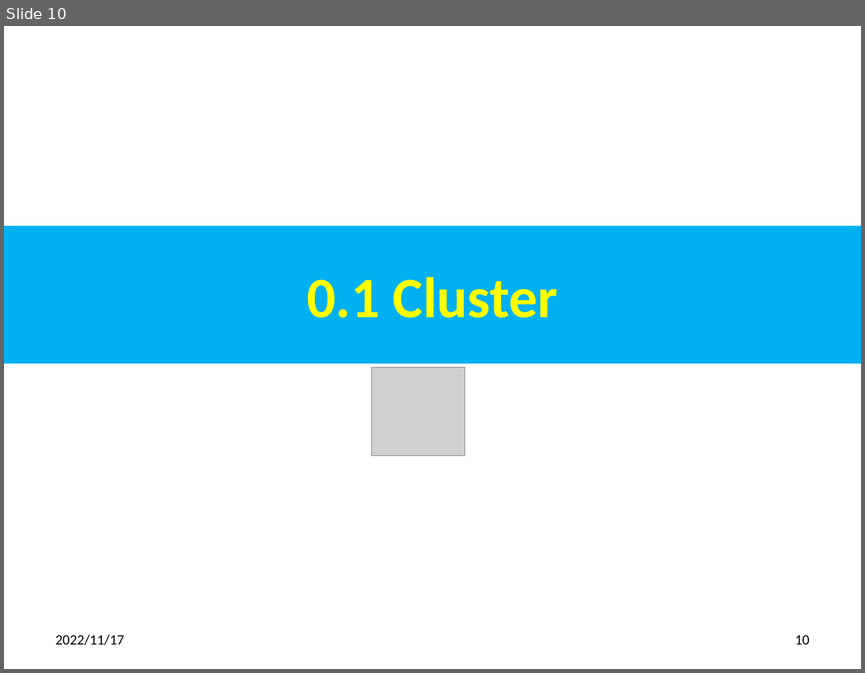
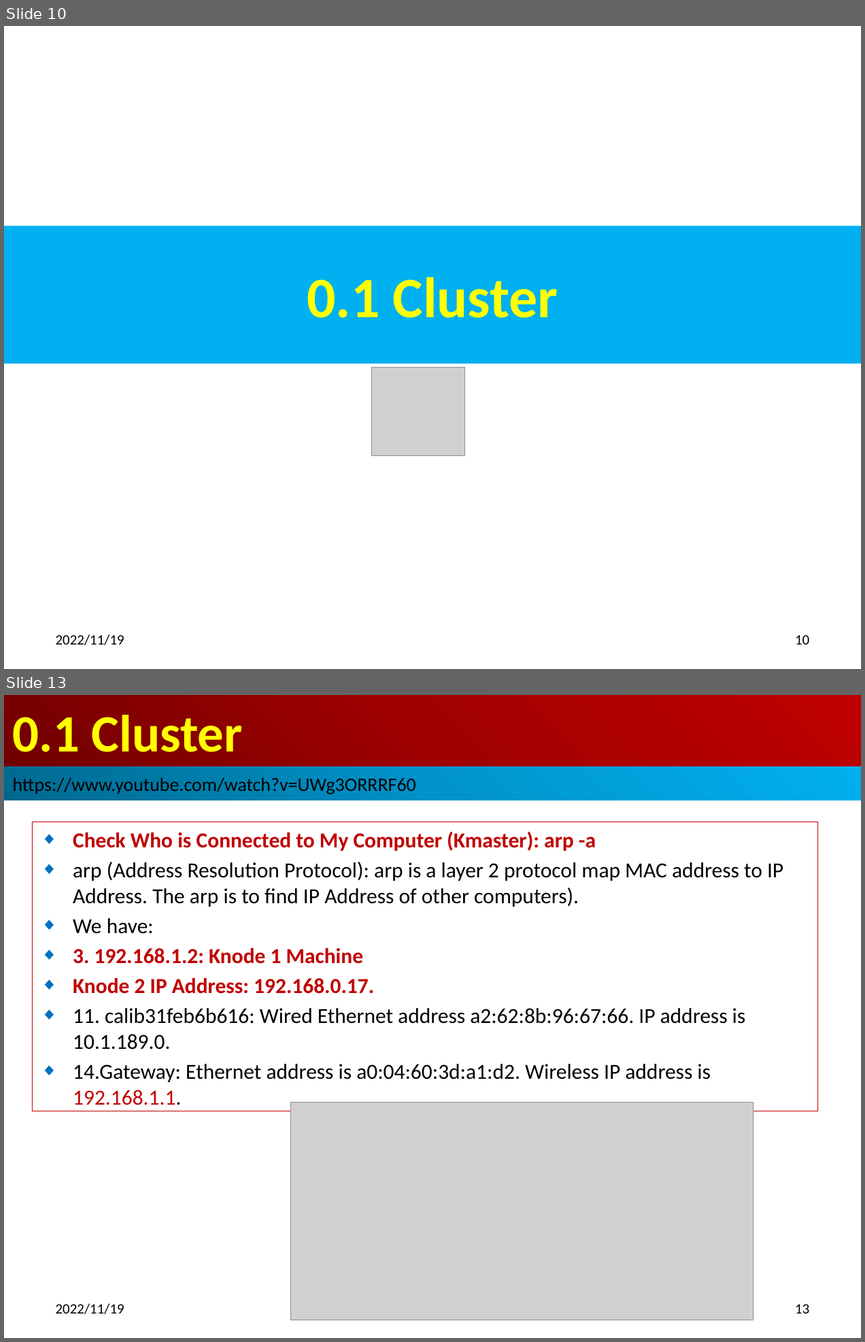
Before and after one commit to peterhchen/900_Kubernetes, a slide deck: 001_00_Install_Kubernetes.pptx. Shown one above the other, each under a label of ours: slide 10 before the commit, slides 10 and 13 after it; the slides between them are not shown. The pictures are 865x673 and 865x1342 pixels, drawn with LibreOffice and Linux fonts; fonts in the diff are those of the drawing; grey boxes stand for pictures. Boxes give left, top, right and bottom in pixels: in the first picture for what was removed or moved away, otherwise in the second. Text is boxed around its words. In the diff, an @@ line names an element or a change of style, - is before the commit and + after.

```diff
--- a/001_00_Install_Kubernetes.pptx
+++ b/001_00_Install_Kubernetes.pptx
@@ slide 13 added at [4,695,861,1338], background #FFFFFF @@
@@ title added at [4,695,861,767], fill gradient #720000 to #A20000 to #C00000, 44 pt, text #FFFF00, bold @@
+0.1 Cluster
@@ rectangle added at [4,767,861,800], fill gradient #00688E to #0094CA to #00B0F0, 16 pt, text #000000 @@
+https://www.youtube.com/watch?v=UWg3ORRRF60
@@ subtitle added at [33,821,818,1110], outline #C00000 0.75 pt, 18 pt, text #000000 @@
+◆ Check Who is Connected to My Computer (Kmaster): arp -a
+◆ arp (Address Resolution Protocol): arp is a layer 2 protocol map MAC address to IP Address. The arp is to find IP Address of other computers).
+◆ We have:
+◆ 3. 192.168.1.2: Knode 1 Machine
+◆ Knode 2 IP Address: 192.168.0.17.
+◆ 11. calib31feb6b616: Wired Ethernet address a2:62:8b:96:67:66. IP address is 10.1.189.0.
+◆ 14.Gateway: Ethernet address is a0:04:60:3d:a1:d2. Wireless IP address is 192.168.1.1.
@@ picture added at [291,1102,753,1320] @@
@@ text added at [56,1303,124,1314], 12 pt, text #000000 @@
+2022/11/19
@@ page number added at [795,1304,809,1313], 12 pt, text #000000 @@
+13
@@ slide 10 changed as well @@
@@ text at [56,634,124,645]: text changed @@
-2022/11/17
+2022/11/19
```
Also in this commit, not shown: 11 other slides changed, 11 other slides added.
